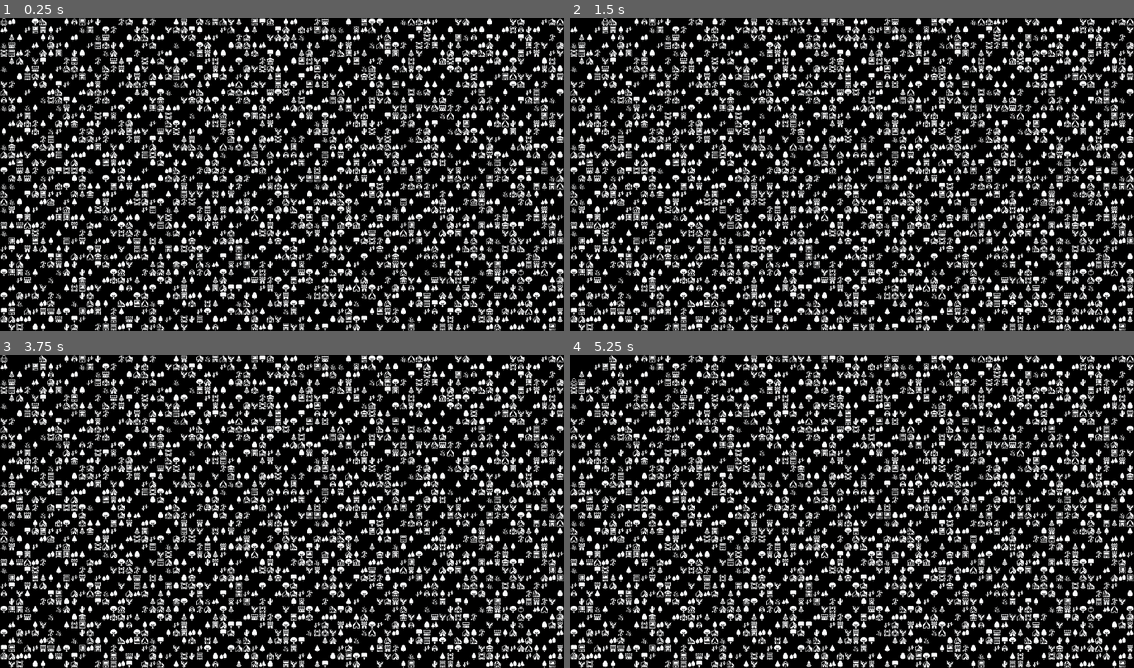
Above: before the commit, frames 1-4 (two rows, left to right).
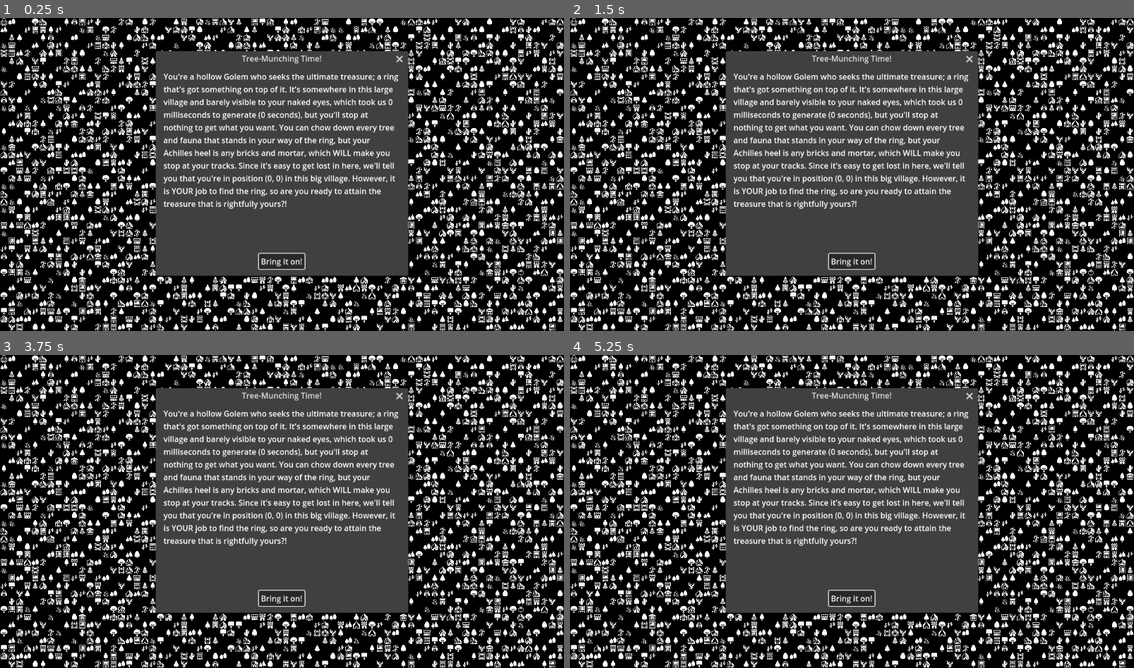
Above: after the commit, the same moments.

Repository: Zishan-Rahman/GD4LSystemRPG
Game: Godot game, scene res://tile_map.tscn
Two runs of this game, one before a commit and one after it. Both use one fixed random seed, a clock stepped at 60 frames per second and the inputs below.
Inputs:
- Up to frame 1 (0.25 s): no input
- Up to frame 2 (1.5 s): tap Enter at 0.5 s; hold Right (ui_right) 0.53-1.28 s; tap Space at 1.25 s; hold Down (ui_down) from 1.28 s (still down)
- Up to frame 3 (3.75 s): tap Enter at 2, 3.5 s; release Down (ui_down) at 2.03 s; hold Right (ui_right) 2.03-2.78 s; tap Space at 2.75 s; hold Up (ui_up) 2.78-3.53 s; hold Left (ui_left) from 3.53 s (still down)
- Up to frame 4 (5.25 s): tap Space at 4.25 s; release Left (ui_left) at 5.03 s; hold Down (ui_down) from 5.03 s (still down)

The runs differ from the first frame. In frame 1, 31% of the frame differs, in the area x 27-73%, y 10-83%; in frame 2, 31%; in frame 3, 31%; in frame 4, 31%, in the area x 0-73%, y 0-83%.
Error before the commit: Invalid assignment of property or key 'dialog_text' with value of type 'String' on a base object of type 'null instance'. (res://tile_map.gd:27)

Commit message:
Change game story dialog's text

Diff:
--- a/tile_map.gd
+++ b/tile_map.gd
@@ -24,7 +24,7 @@
 	place_ring()
 	var new_time: float = Time.get_ticks_msec() - start_time
 	print("Time taken: " + str(new_time) + "ms")
-	$AcceptDialog.dialog_text = "You're a hollow Golem who seek …(386 unchanged characters)… es heel is any bricks and mortar, which will make you stop at your tracks. Are you ready to attain your treasure?w Golem in a black-and-white world, in search for your most desired treasure. It's a ring with something on top of it. And you'll stop at nothing to get what you want. You can chow down every tree and fauna that stands in your way of the ring, but your Achilles heel is any bricks and mortar, which will make you stop at your tracks. Are you ready to attain the treasure that is rightfully yours?!"
+	$AcceptDialog.dialog_text = "You're a hollow Golem who seek …(386 unchanged characters)… es heel is any bricks and mortar, which WILL make you stop at your tracks. Since it's easy to get lost in here, we'll tell you that you're in position " + str(player_placement_cell) + " in this big village. However, it is YOUR job to find the ring, so are you ready to attain the treasure that is rightfully yours?!"
 	$AcceptDialog.visible = true
 	$AcceptDialog.confirmed.connect(_on_AcceptDialog_closed)
 	$AcceptDialog.canceled.connect(_on_AcceptDialog_closed)
--- a/tile_map.tscn
+++ b/tile_map.tscn
@@ -1,8 +1,10 @@
-[gd_scene load_steps=4 format=3 uid="uid://bwhvtqld3yo8m"]
+[gd_scene load_steps=6 format=3 uid="uid://bwhvtqld3yo8m"]
 
 [ext_resource type="TileSet" uid="uid://c168x78r0tful" path="res://Tiles.tres" id="1_l3nwg"]
 [ext_resource type="Script" path="res://tile_map.gd" id="2_wrxl8"]
 [ext_resource type="PackedScene" uid="uid://d0v18e7ms571f" path="res://l_system.tscn" id="3_ktw1n"]
+[ext_resource type="PackedScene" path="res://accept_dialog.tscn" id="4_060oh"]
+[ext_resource type="PackedScene" path="res://win_dialog.tscn" id="5_3s48a"]
 
 [node name="TileMap" type="TileMap"]
 tile_set = ExtResource("1_l3nwg")
@@ -11,3 +13,7 @@
 script = ExtResource("2_wrxl8")
 
 [node name="LSystem" parent="." instance=ExtResource("3_ktw1n")]
+
+[node name="AcceptDialog" parent="." instance=ExtResource("4_060oh")]
+
+[node name="WinDialog" parent="." instance=ExtResource("5_3s48a")]
